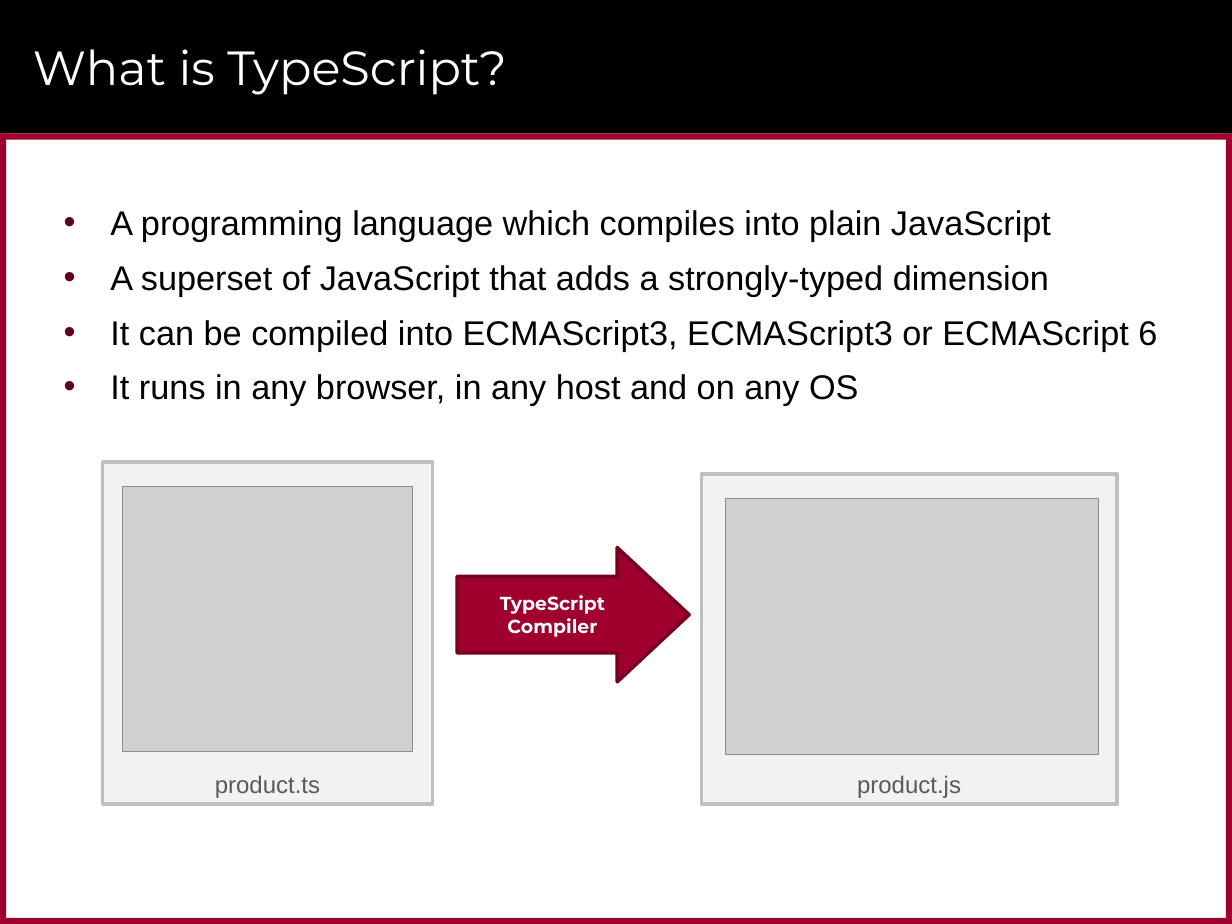
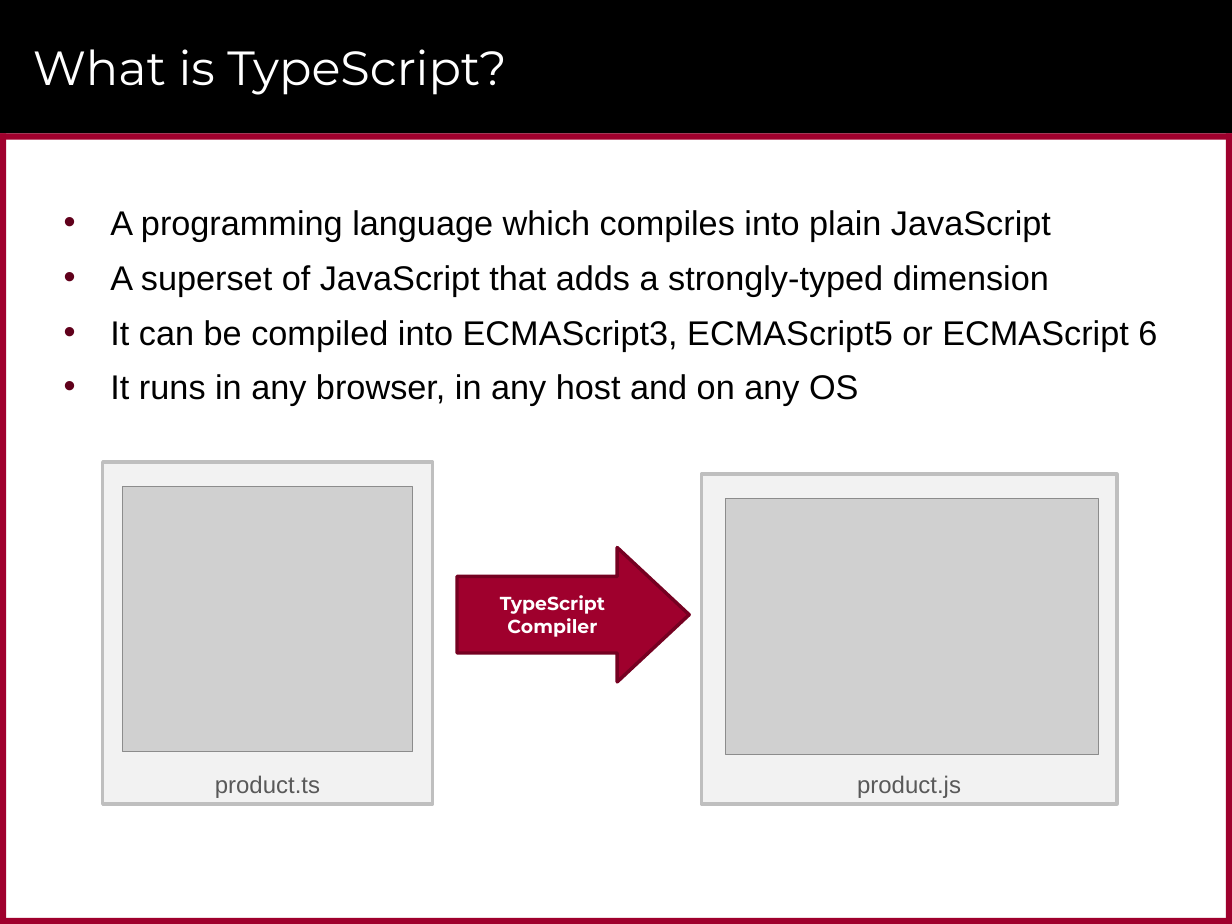
Before and after one commit to CriticalPathTraining/MSD365_Courseware, a slide deck: slide 45 of 01 GettingStarted.pptx. Drawn at 1232x924 pixels with LibreOffice and Linux fonts; fonts in the diff are those of the drawing; grey boxes stand for pictures; background and template pictures are left out. Boxes give left, top, right and bottom in pixels: in the first picture for what was removed or moved away, otherwise in the second. Text is boxed around its words. In the diff, an @@ line names an element or a change of style, - is before the commit and + after.

```diff
--- a/01 GettingStarted.pptx
+++ b/01 GettingStarted.pptx
@@ text at (x1=110, y1=320, x2=1157, y2=351): text changed @@
-• It can be compiled into ECMAScript3, ECMAScript3 or ECMAScript 6
+• It can be compiled into ECMAScript3, ECMAScript5 or ECMAScript 6
```
Also in this commit, not shown: 3 other files.
